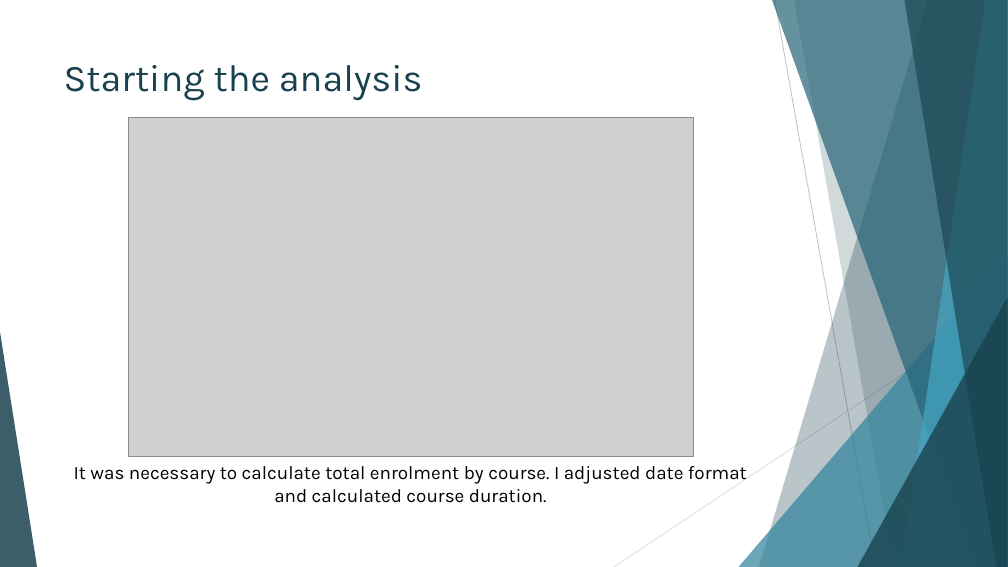
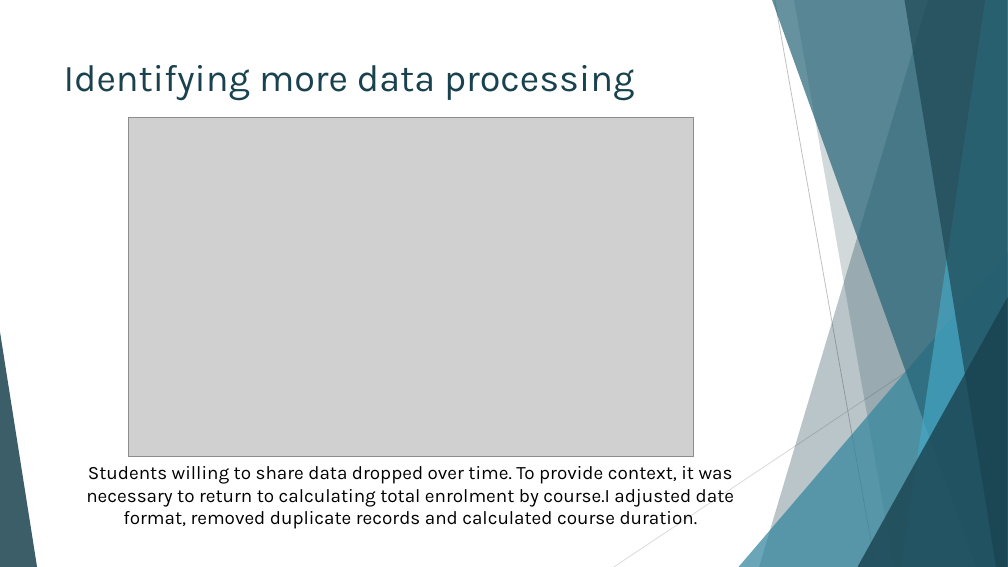
Before and after one commit to IssyMiddleton/CSC8631-Data-Management-Exploratory-Analysis, a slide deck: slide 8 of Exploratory_Analysis/reports/Overview-Presentation.pptx. Drawn at 1008x567 pixels with LibreOffice and Linux fonts; fonts in the diff are those of the drawing; grey boxes stand for pictures. Boxes give left, top, right and bottom in pixels: in the first picture for what was removed or moved away, otherwise in the second. Text is boxed around its words. In the diff, an @@ line names an element or a change of style, - is before the commit and + after.

```diff
--- a/Exploratory_Analysis/reports/Overview-Presentation.pptx
+++ b/Exploratory_Analysis/reports/Overview-Presentation.pptx
@@ title at <box>64,65,634,101</box>: text changed @@
-Starting the analysis
+Identifying more data processing
@@ text at <box>86,466,734,529</box>: text changed @@
-It was necessary to calculate total enrolment by course. I adjusted date format and calculated course duration.
+Students willing to share data dropped over time. To provide context, it was necessary to return to calculating total enrolment by course.I adjusted date format, removed duplicate records and calculated course duration.
```
Also in this commit, not shown: 10 other slides changed, 5 slides added, 5 slides removed, 33 other files.
